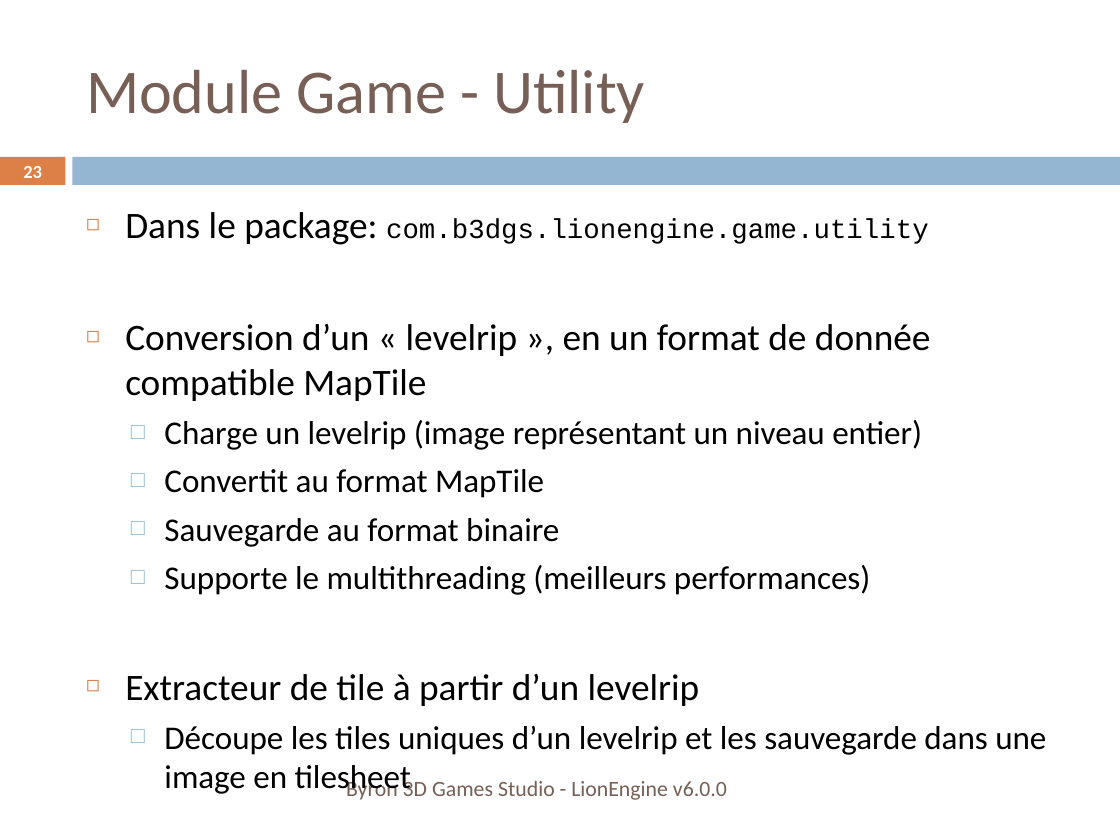
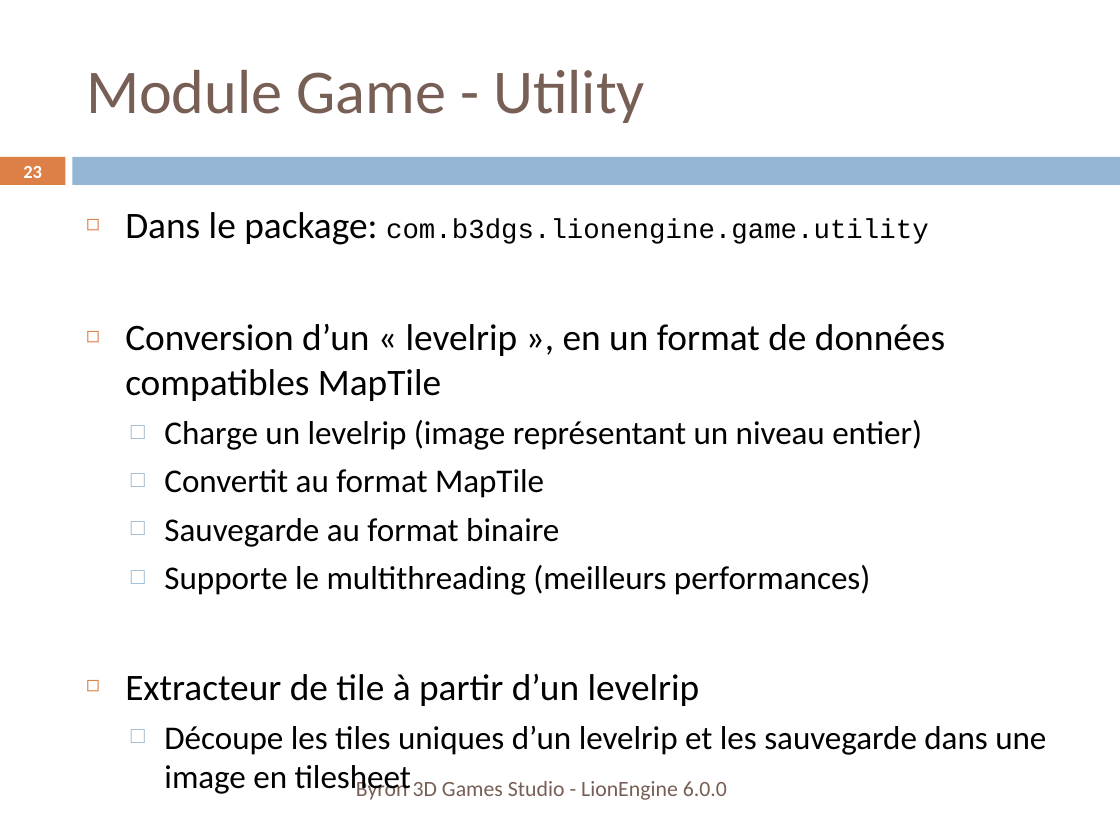
Before and after one commit to b3dgs/lionengine, a slide deck: slide 23 of doc/src/lionengine.pptx. Drawn at 1120x840 pixels with LibreOffice and Linux fonts; fonts in the diff are those of the drawing. Boxes give left, top, right and bottom in pixels: in the first picture for what was removed or moved away, otherwise in the second. Text is boxed around its words. In the diff, an @@ line names an element or a change of style, - is before the commit and + after.

```diff
--- a/doc/src/lionengine.pptx
+++ b/doc/src/lionengine.pptx
@@ text at (125,324,945,401): text changed @@
-◻ Conversion d’un « levelrip », en un format de donnée compatible MapTile
+◻ Conversion d’un « levelrip », en un format de données compatibles MapTile
@@ text at (356,778,727,800): text changed @@
-Byron 3D Games Studio - LionEngine v6.0.0
+Byron 3D Games Studio - LionEngine 6.0.0
```
Also in this commit, not shown: 45 other slides changed, 12 other files.
